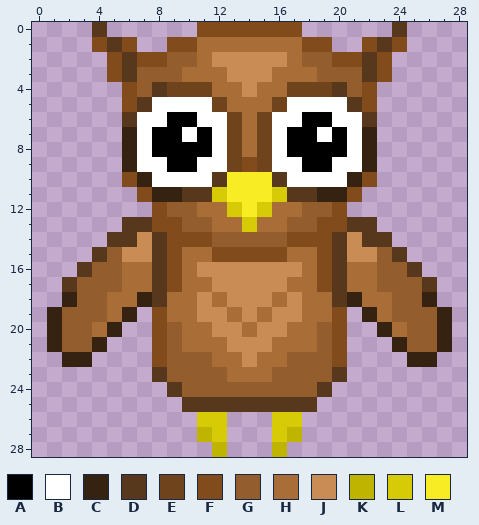
Pixel-art sprite: Fabula/res/animations/tuiltje/flapping/flapping4.png. Above, as it was before the edit.
The file is 29x29 pixels. Colours within 5 levels of each other are drawn and written as one.
Palette (. is transparent): A #000000  B #ffffff  C #362210  D #57381c  E #6f441d  F #824b1b  G #945d2d  H #a96d37  J #c98c55  K #bfb400  L #d7cb07  M #f8ec24
Pixels before, first column x 1:
 0 ...D......FFFFFFF......D...
 1 ...FDF..FFHHHHHHHFF..FDF...
 2 ....FDFFGGHJJJJJHGGFFDF....
 3 ....FDGGGHHHJJJHHHGGGDF....
 4 .....FGDEEEHHJHHEEEDGF.....
 5 .....FDBBBBEHHHEBBBBDF.....
 6 .....DBBAABBEHEBBAABBD.....
 7 .....CBAABABEHEBAABABC.....
 8 .....CBAAAABEHEBAAAABC.....
 9 .....CBBAABBEFEBBAABBC.....
10 .....FCBBBBDMMMDBBBBCF.....
11 ......FCCDDLMMMLDDCCF......
12 .......FGGHHLMLHHGGF.......
13 .....DDFFGGHHLHHGGFFDD.....
14 ....DDJDFFFGGGGGFFFDJDD....
15 ...DGJJDFHHFFFFFHHFDJJGD...
16 ..DGGHHDFHJJJJJJJHFDHHGGD..
17 .DGGGHHDFHHJJJJJHHFDHHGGGD.
18 .CGGHHCDHHJHJJJHJHHDCHHGGC.
19 CGGGHC.FHHJJHJHJJHHF.CHGGGC
20 CGGHC..FGHHJJHJJHHGF..CHGGC
21 CGGC...FGHHHJJJHHHGF...CGGC
22 .CC....FGGGHHJHHGGGF....CC.
23 .......DGGGGHHHGGGGD.......
24 ........DGGGGGGGGGD........
25 .........DDDDDDDDD.........
26 ..........LL...LL..........
27 ..........KL...LK..........
28 ...........K...K...........
Now the later version:
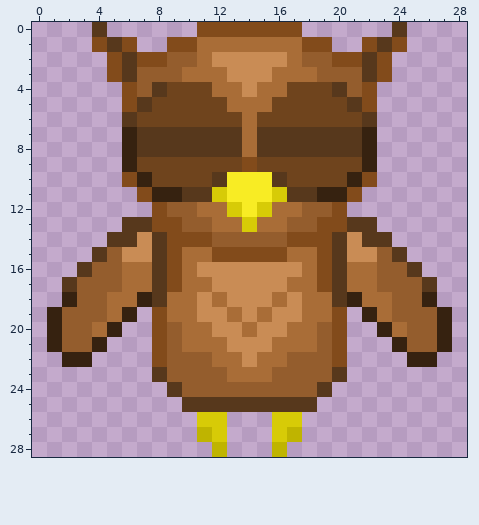
Changes in this commit:
Changed rows in their new state; - is an unchanged pixel.
first column x 7:
 5 -EEEE-----EEEE-
 6 EEEEEE---EEEEEE
 7 DDDDDDD-DDDDDDD
 8 DDDDDDD-DDDDDDD
 9 EEEEEE---EEEEEE
10 -EEEE-----EEEE-
Where, in picture pixels (left, top, right, bottom), the same in both pictures:
changed: (137, 97, 362, 187)
